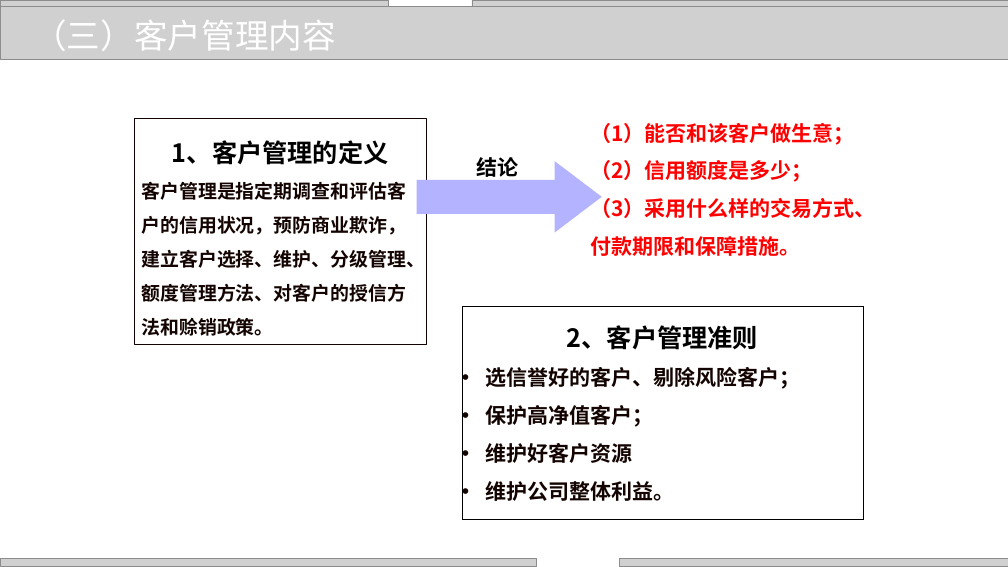
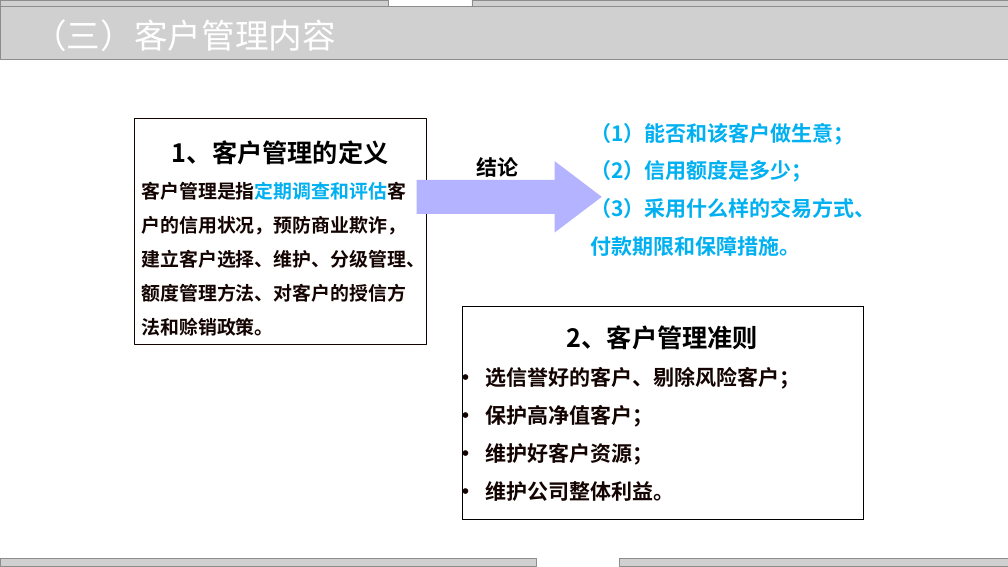
Before and after one commit to zhangjianzhang/internet_credit, a slide deck: slide 7 of files/slides/lecture_9.pptx. Drawn at 1008x567 pixels with LibreOffice and Linux fonts; fonts in the diff are those of the drawing; grey boxes stand for pictures; background and template pictures are left out. Boxes give left, top, right and bottom in pixels: in the first picture for what was removed or moved away, otherwise in the second. Text is boxed around its words. In the diff, an @@ line names an element or a change of style, - is before the commit and + after.

```diff
--- a/files/slides/lecture_9.pptx
+++ b/files/slides/lecture_9.pptx
@@ text "（1）能否和该客户做生意；（2）信用额度是多少；" at [590, 123, 876, 256]: text colour #FF0000 to #00B0F0 @@
@@ text in rectangle at [141, 182, 424, 336]: text colour #130401 to #00B0F0 in "客户管理是指定期调查和评估客户的信用状况，预防商业欺诈，建立客户选择、维护、分级管理、额度管理方法、对客户的授信方法和赊 ..." @@
@@ text in rectangle at [486, 443, 654, 465]: text changed @@
-• 维护好客户资源
+• 维护好客户资源；
```
Also in this commit, not shown: 37 other slides changed, 1 slide removed, 4 other files.
